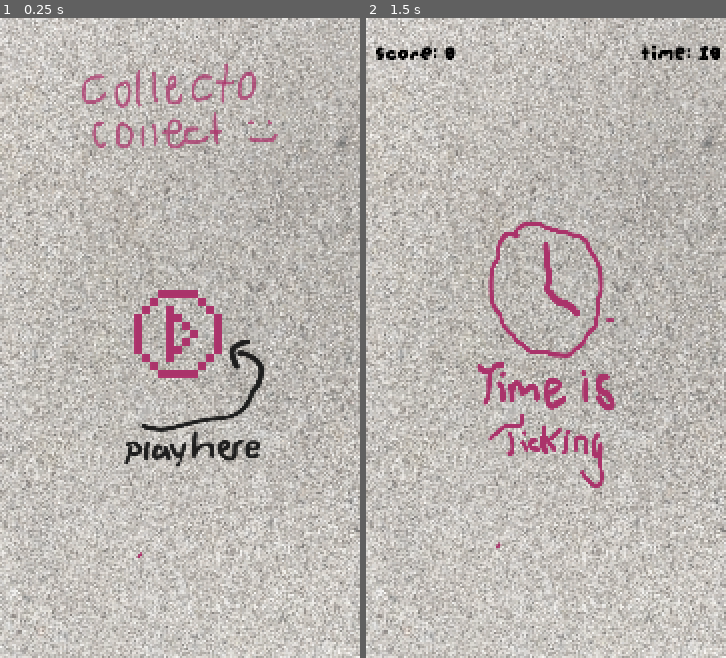
Above: before the commit, frames 1-2 (left to right).
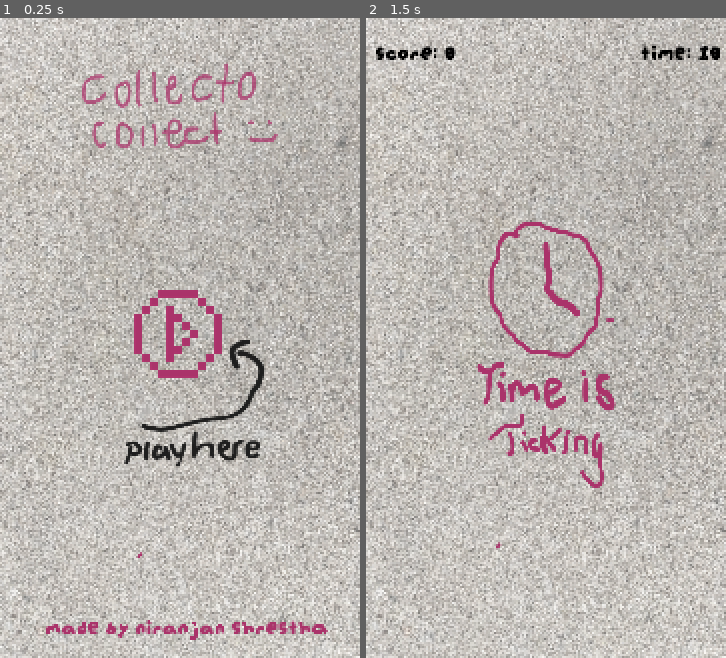
Above: after the commit, the same moments.

Repository: niranjansthaa11-code/Collect_To_Collect_Game
Game: Godot game, scene res://Scences/main.tscn
Same seed, same stepped clock (60 frames per second), same inputs: the game is played once before the commit and once after it.
Inputs (mouse positions are in pixels of both pictures, inside the frame that each line leads up to):
- Up to frame 1 (0.25 s): no input
- Up to frame 2 (1.5 s): click (546, 338) at 0.5 s; tap Enter at 1.25 s; move the mouse to (625, 306) at 1.27 s; hold Right (ui_right) from 1.28 s (still down); tap Alt at 1.35 s; click (625, 306) at 1.42 s

The runs differ from the first frame. In frame 1, 0.8% of the frame differs, in the area x 12-92%, y 94-98%; in frame 2, nothing differs.

Commit message:
done full game from mine view\

Diff:
--- a/Scences/Ball.tscn
+++ b/Scences/Ball.tscn
@@ -6,7 +6,7 @@
 [ext_resource type="AudioStream" uid="uid://c4awf0xnmg6jl" path="res://Assets/vibrate.mp3" id="4_b27ni"]
 
 [sub_resource type="CircleShape2D" id="CircleShape2D_lptmf"]
-radius = 32.0
+radius = 40.0
 
 [node name="Ball" type="Area2D" unique_id=1358627468]
 script = ExtResource("1_bwntd")
--- a/Scences/main.tscn
+++ b/Scences/main.tscn
@@ -56,6 +56,16 @@
 position = Vector2(347.00003, 734.99994)
 scale = Vector2(1.6769246, 1.4193456)
 texture = ExtResource("4_62xjx")
+
+[node name="OwnPromo" type="Label" parent="Start Screen" unique_id=276446694]
+offset_left = 93.0
+offset_top = 1199.0
+offset_right = 659.0
+offset_bottom = 1257.0
+theme_override_colors/font_color = Color(0.6666667, 0.2, 0.41568628, 1)
+theme_override_fonts/font = ExtResource("4_4bauf")
+theme_override_font_sizes/font_size = 50
+text = "Made by Niranjan Shrestha"
 
 [node name="Game" type="Node2D" parent="." unique_id=305304599]
 
